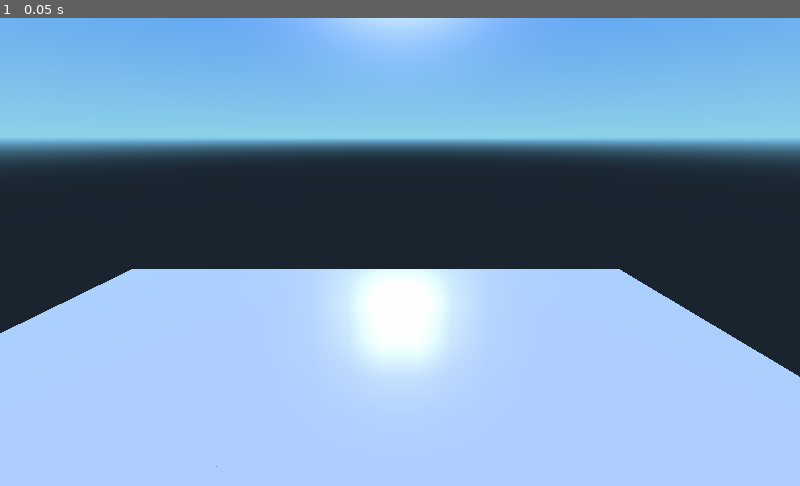
Above: before the commit, frame 1.
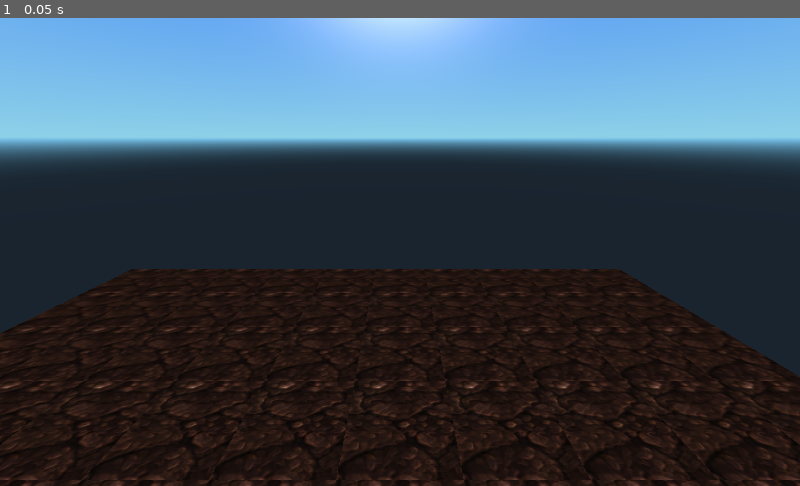
Above: after the commit, the same moment.

Repository: mustafmst/minecraft-clone
Game: Godot game, scene res://scenes/World/World.tscn
Same seed, same stepped clock (60 frames per second), same inputs: the game is played once before the commit and once after it. The project has no main scene, so this scene is started directly.
Inputs:
- Up to frame 1 (0.05 s): no input

The runs differ from the first frame. In frame 1, 43% of the frame differs, in the area x 0-100%, y 53-100%.

Commit message:
Add basic texture

Diff:
--- /dev/null
+++ b/components/Block/Block Test.tscn
@@ -0,0 +1,34 @@
+[gd_scene load_steps=2 format=2]
+
+[ext_resource path="res://components/Block/Block.tscn" type="PackedScene" id=1]
+
+[node name="Block Test" type="Node"]
+
+[node name="Block" parent="." index="0" instance=ExtResource( 1 )]
+
+[node name="DirectionalLight" type="DirectionalLight" parent="." index="1"]
+
+transform = Transform( 0.815569, -0.467571, 0.340918, 0, 0.589151, 0.808023, -0.57866, -0.658998, 0.480493, 5.82111, 4.25671, 0.544497 )
+layers = 1
+light_color = Color( 1, 1, 1, 1 )
+light_energy = 1.0
+light_indirect_energy = 1.0
+light_negative = false
+light_specular = 0.5
+light_bake_mode = 1
+light_cull_mask = -1
+shadow_enabled = false
+shadow_color = Color( 0, 0, 0, 1 )
+shadow_bias = 0.1
+shadow_contact = 0.0
+shadow_reverse_cull_face = false
+editor_only = false
+directional_shadow_mode = 2
+directional_shadow_split_1 = 0.1
+directional_shadow_split_2 = 0.2
+directional_shadow_split_3 = 0.5
+directional_shadow_blend_splits = false
+directional_shadow_normal_bias = 0.8
+directional_shadow_bias_split_scale = 0.25
+directional_shadow_depth_range = 0
+directional_shadow_max_distance = 200.0
--- a/components/Block/Block.tscn
+++ b/components/Block/Block.tscn
@@ -1,8 +1,9 @@
-[gd_scene load_steps=5 format=2]
+[gd_scene load_steps=6 format=2]
 
 [ext_resource path="res://components/Block/Block.gd" type="Script" id=1]
+[ext_resource path="res://components/Block/dirt.png" type="Texture" id=2]
 
-[sub_resource type="SpatialMaterial" id=1]
+[sub_resource type="SpatialMaterial" id=4]
 
 render_priority = 0
 flags_transparent = false
@@ -12,10 +13,10 @@
 flags_use_point_size = false
 flags_world_triplanar = false
 flags_fixed_size = false
-flags_albedo_tex_force_srgb = false
+flags_albedo_tex_force_srgb = true
 vertex_color_use_as_albedo = false
 vertex_color_is_srgb = false
-params_diffuse_mode = 0
+params_diffuse_mode = 4
 params_specular_mode = 0
 params_blend_mode = 0
 params_cull_mode = 0
@@ -26,8 +27,9 @@
 params_grow = false
 params_use_alpha_scissor = false
 albedo_color = Color( 1, 1, 1, 1 )
+albedo_texture = ExtResource( 2 )
 metallic = 0.0
-metallic_specular = 0.5
+metallic_specular = 0.0
 metallic_texture_channel = 0
 roughness = 0.0
 roughness_texture_channel = 0
@@ -39,7 +41,8 @@
 ao_enabled = false
 depth_enabled = false
 subsurf_scatter_enabled = false
-transmission_enabled = false
+transmission_enabled = true
+transmission = Color( 0, 0, 0, 1 )
 refraction_enabled = false
 detail_enabled = false
 uv1_scale = Vector3( 1, 1, 1 )
@@ -52,15 +55,17 @@
 uv2_triplanar_sharpness = 1.0
 proximity_fade_enable = false
 distance_fade_enable = false
+_sections_unfolded = [ "Albedo" ]
 
 [sub_resource type="CubeMesh" id=2]
 
-material = SubResource( 1 )
+material = SubResource( 4 )
 custom_aabb = AABB( 0, 0, 0, 0, 0, 0 )
 size = Vector3( 1, 1, 1 )
 subdivide_width = 0
 subdivide_height = 0
 subdivide_depth = 0
+_sections_unfolded = [ "Resource" ]
 
 [sub_resource type="BoxShape" id=3]
 
@@ -89,6 +94,7 @@
 
 [node name="StaticBody" type="StaticBody" parent="." index="1"]
 
+editor/display_folded = true
 input_ray_pickable = true
 input_capture_on_drag = false
 collision_layer = 1
Binary file added: components/Block/dirt.png
Not shown, added: components/Block/dirt.png.import
